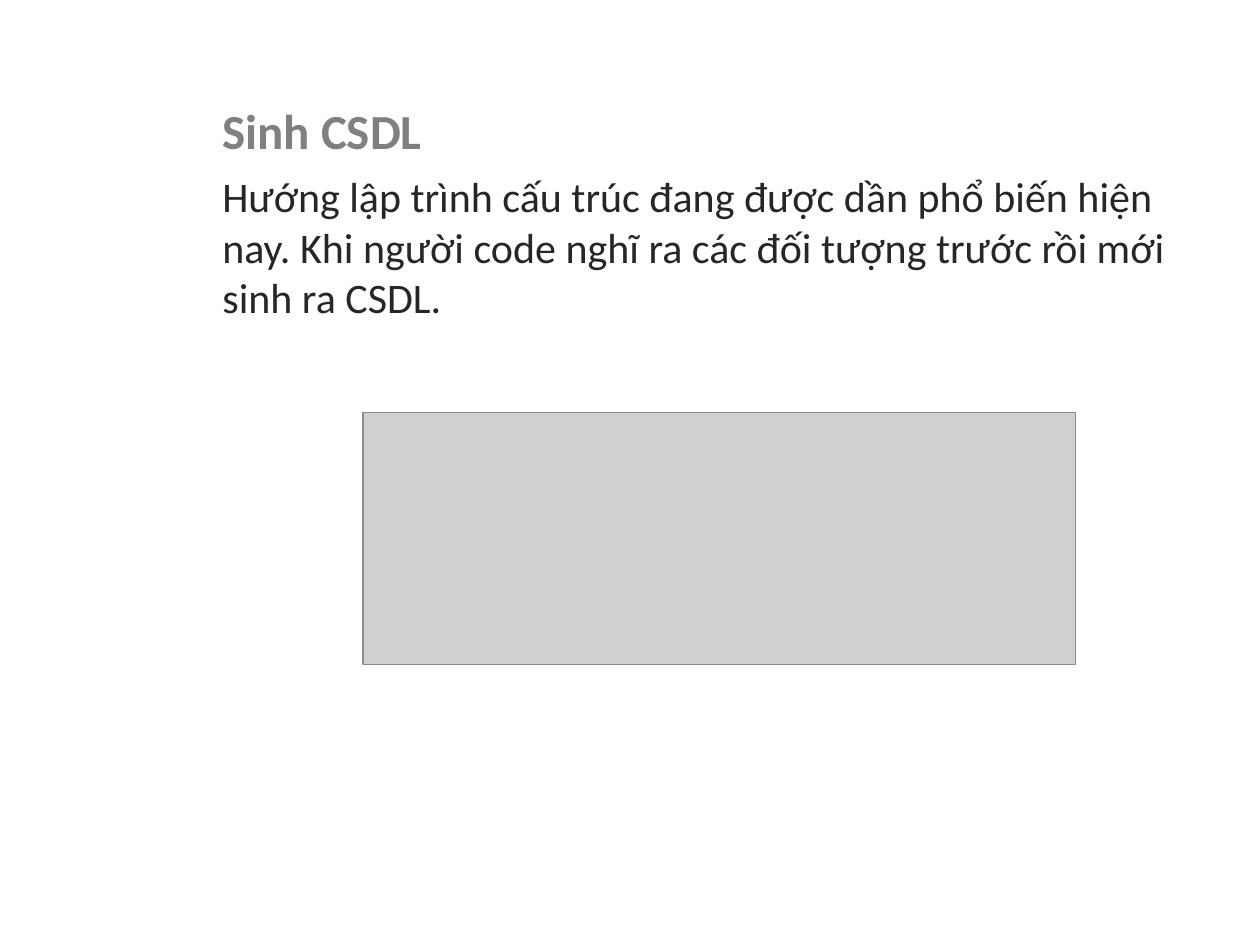
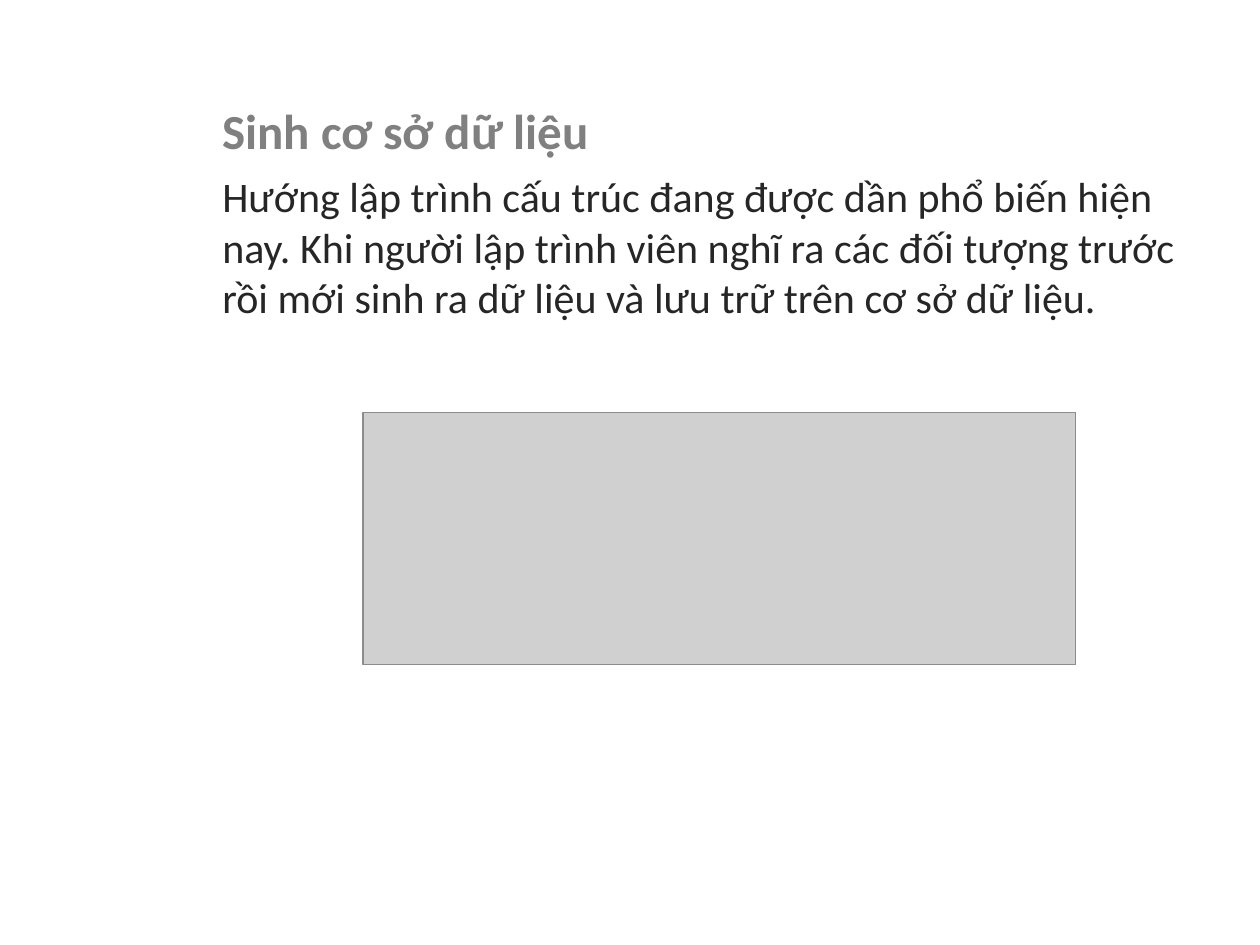
Before and after one commit to marcsommer/mvc-gen, a slide deck: slide 10 of Report/ThietKeMau.pptx. Drawn at 1260x945 pixels with LibreOffice and Linux fonts; fonts in the diff are those of the drawing; grey boxes stand for pictures; background and template pictures are left out. Boxes give left, top, right and bottom in pixels: in the first picture for what was removed or moved away, otherwise in the second. Text is boxed around its words. In the diff, an @@ line names an element or a change of style, - is before the commit and + after.

```diff
--- a/Report/ThietKeMau.pptx
+++ b/Report/ThietKeMau.pptx
@@ text at box(222, 114, 1174, 320): text changed @@
-Sinh CSDL
-Hướng lập trình cấu trúc đang được dần phổ biến hiện nay. Khi người code nghĩ ra các đối tượng trước rồi mới sinh ra CSDL.
+Sinh cơ sở dữ liệu
+Hướng lập trình cấu trúc đang được dần phổ biến hiện nay. Khi người lập trình viên nghĩ ra các đối tượng trước rồi mới sinh ra dữ liệu và lưu trữ trên cơ sở dữ liệu.
```
Also in this commit, not shown: 9 other slides changed.
